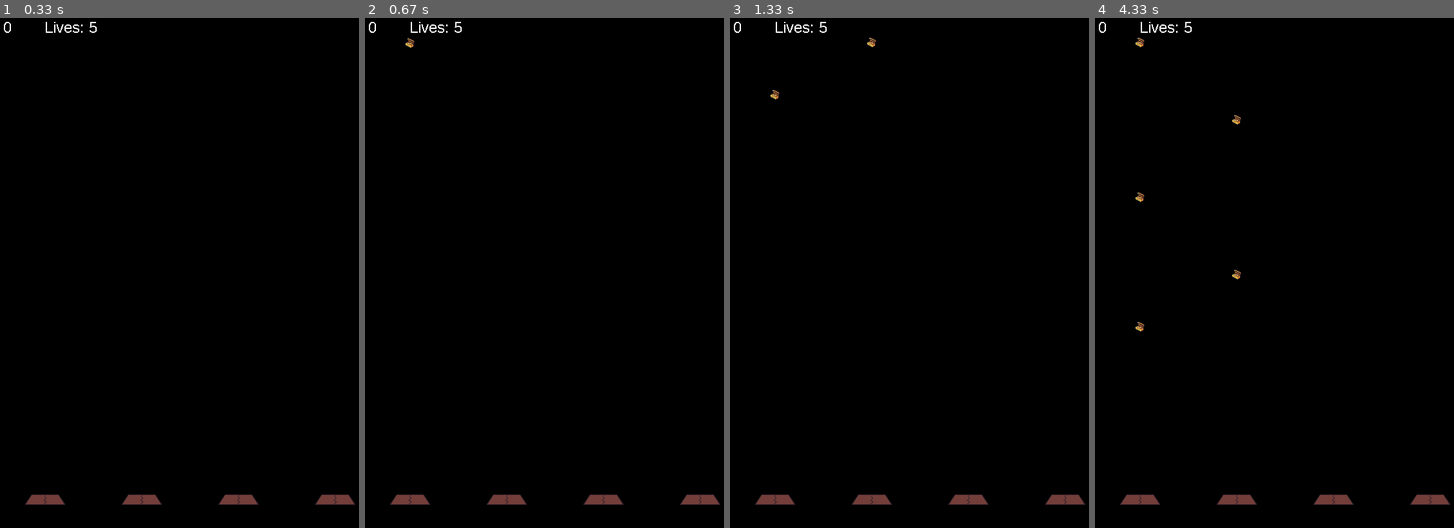
Above: before the commit, frames 1-4 (left to right).
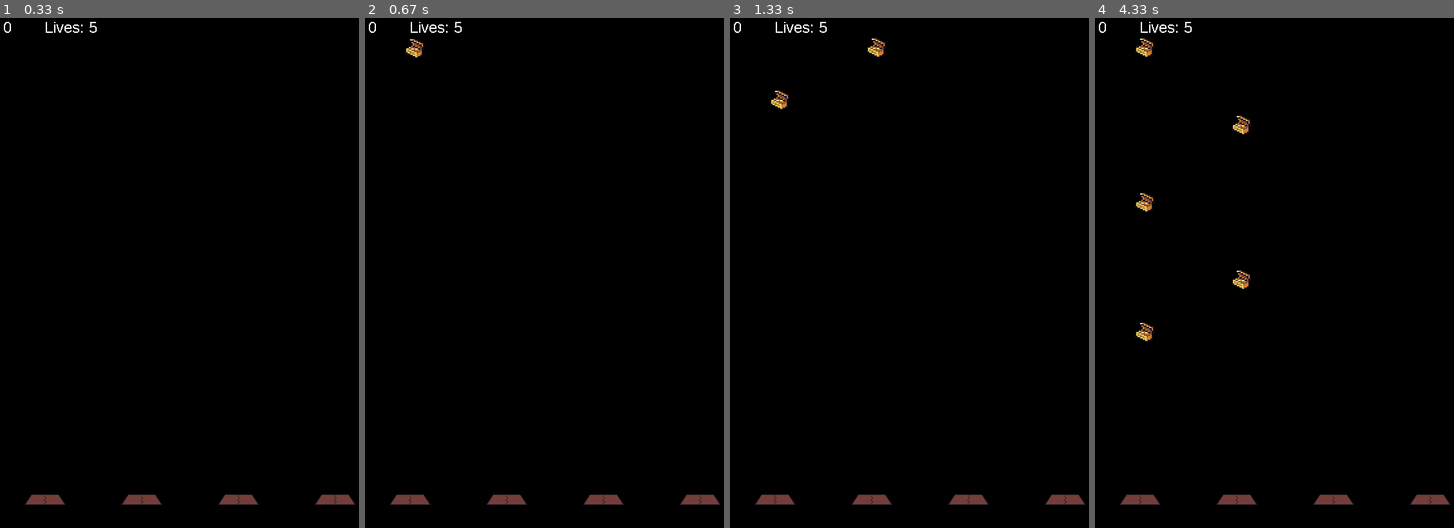
Above: after the commit, the same moments.

Repository: AkaruiYami/SimplePygame-Catch
Game: pygame game, started from catch.py
The game is run twice, just before and just after one commit, with the same random seed, the same clock (stepped at 60 frames per second) and the same inputs.
Inputs:
- Up to frame 1 (0.33 s): no input
- Up to frame 2 (0.67 s): tap L at 0.33 s
- Up to frame 3 (1.33 s): tap W at 0.67 s
- Up to frame 4 (4.33 s): no input

Frame 1 is identical in both runs. In frame 2, 0.2% of the frame differs, in the area x 11-17%, y 3-8%; in frame 3, 0.3%; in frame 4, 0.8%, in the area x 11-44%, y 3-64%.

Commit message:
add scaleable item

Diff:
--- a/catch.py
+++ b/catch.py
@@ -143,9 +143,12 @@
         item[1] += gravity * dt
         _position = (item[0], item[1])
         _item_sprite = (16 * item[2], 16 * item[3], 16, 16)
-        window.blit(gold_item, _position, _item_sprite)
+        _sprite = pygame.Surface((16, 16))
+        _sprite.blit(gold_item, (0, 0), _item_sprite)
+        _sprite = pygame.transform.scale(_sprite, (32, 32))
+        window.blit(_sprite, _position)
 
-        _item_rect = (_position[0], _position[1], 16, 16)
+        _item_rect = (_position[0], _position[1], 32, 32)
         if doors[item[4]].collide_with(_item_rect):
             items.remove(item)
             score += 1
